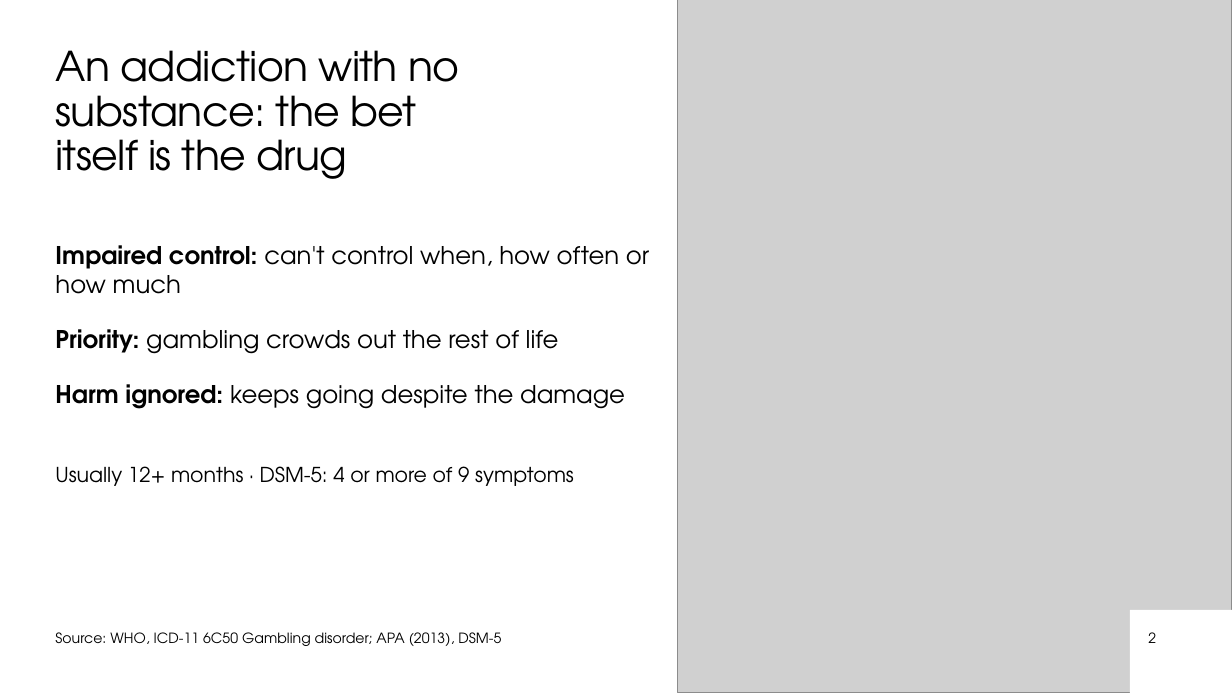
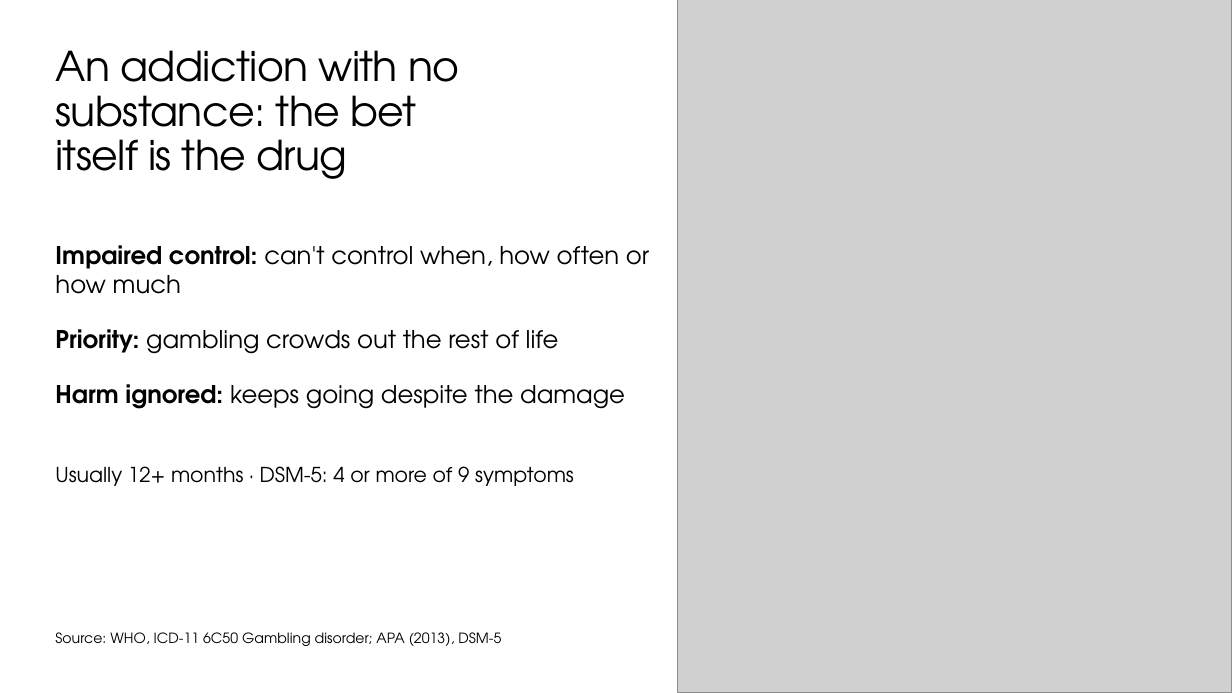
Before and after one commit to matisqaceme/Study, a slide deck: slide 2 of psychology/gambling-disorder/Gambling_Disorder_9990.pptx. Drawn at 1232x693 pixels with LibreOffice and Linux fonts; fonts in the diff are those of the drawing; grey boxes stand for pictures. Boxes give left, top, right and bottom in pixels: in the first picture for what was removed or moved away, otherwise in the second. Text is boxed around its words. In the diff, an @@ line names an element or a change of style, - is before the commit and + after.

```diff
--- a/psychology/gambling-disorder/Gambling_Disorder_9990.pptx
+++ b/psychology/gambling-disorder/Gambling_Disorder_9990.pptx
@@ rectangle removed at (x1=1130, y1=610, x2=1232, y2=693) @@
@@ page number removed at (x1=1148, y1=632, x2=1156, y2=643) @@
-2
```
Also in this commit, not shown: 6 other slides changed, 1 other file.
